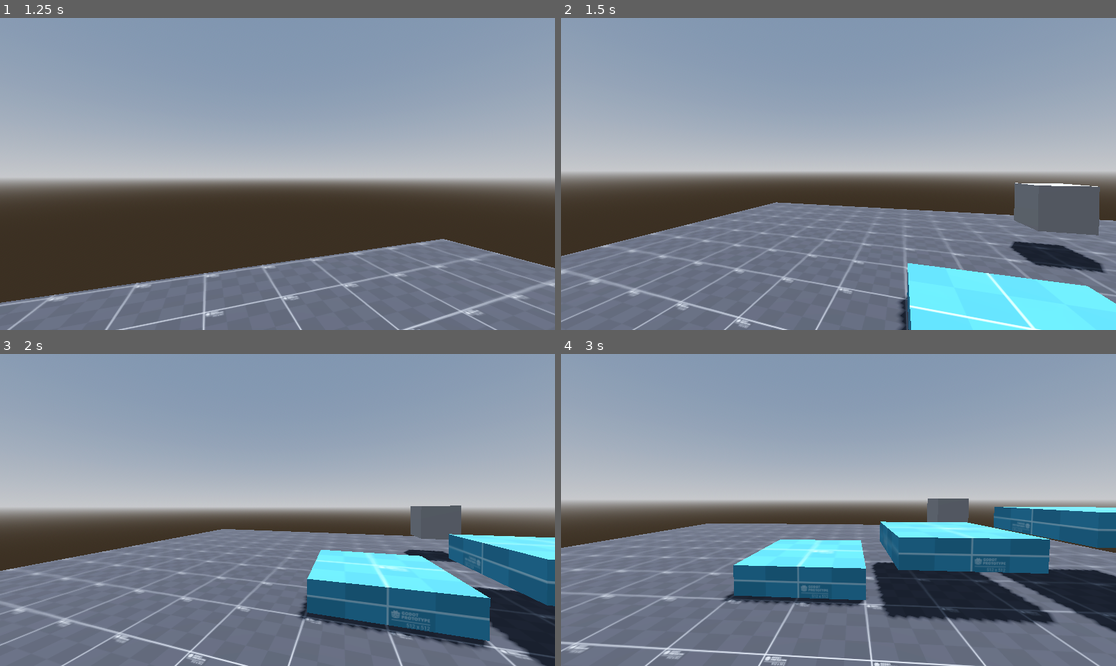
Above: before the commit, frames 1-4 (two rows, left to right).
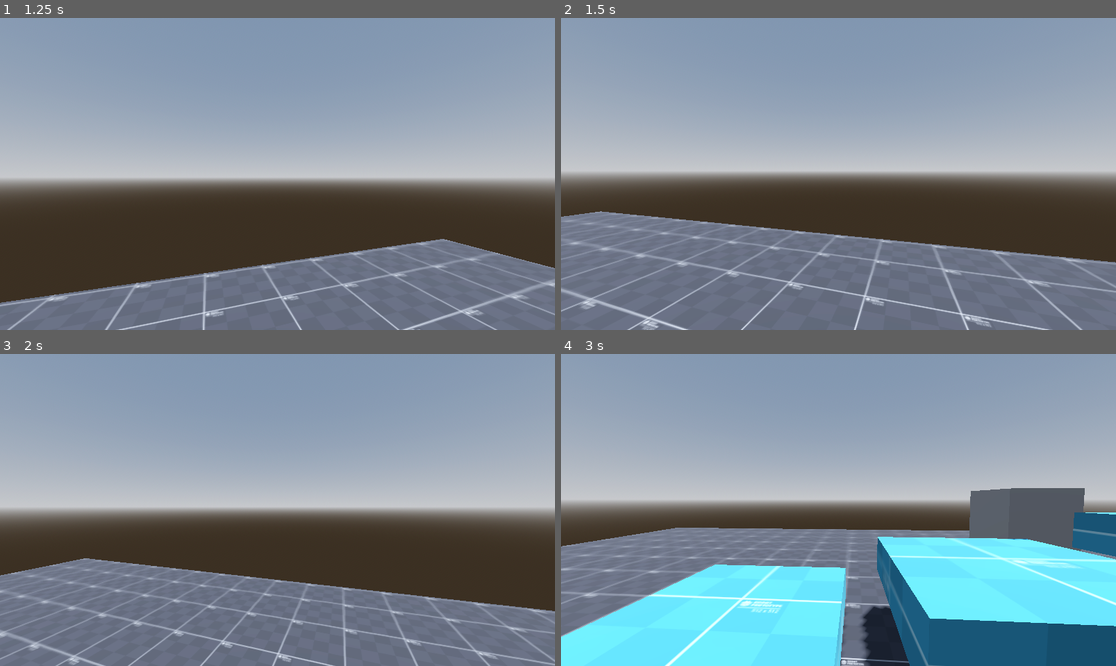
Above: after the commit, the same moments.

Repository: Dr-Sirius/Acerola-Jam-0-Game
Game: Godot game, scene res://Scenes/TestLvL.tscn
The game is run twice, just before and just after one commit, with the same random seed, the same clock (stepped at 60 frames per second) and the same inputs.
Inputs (mouse positions are in pixels of both pictures, inside the frame that each line leads up to):
- Up to frame 1 (1.25 s): tap Enter (ui_accept) at 0.5, 0.77 s; move the mouse to (305, 174) at 0.52 s; hold D (right) from 0.53 s (still down); tap Q (Switch Position) at 0.6 s
- Up to frame 2 (1.5 s): move the mouse to (810, 174) at 1.27 s; release D (right) at 1.28 s; hold S (backward) from 1.28 s (still down); tap Q (Switch Position) at 1.35 s
- Up to frame 3 (2 s): keep holding S (backward); tap Enter (ui_accept) at 1.52 s
- Up to frame 4 (3 s): move the mouse to (849, 503) at 2.02 s; release S (backward) at 2.03 s; hold D (right) from 2.03 s (still down); tap W (forwared) at 2.1 s; tap Q (Switch Position) at 2.3, 2.85 s; move the mouse to (832, 516) at 2.77 s

Frame 1 is identical in both runs. In frame 2, 21% of the frame differs, in the area x 0-100%, y 52-100%; in frame 3, 23%; in frame 4, 39%, in the area x 0-100%, y 42-100%.

Commit message:
Implemented switch timer

Diff:
--- a/Scenes/switch.tscn
+++ b/Scenes/switch.tscn
@@ -9,3 +9,7 @@
 
 [node name="MeshInstance3D" type="MeshInstance3D" parent="."]
 mesh = SubResource("BoxMesh_5ae6g")
+
+[node name="SwitchTimer" type="Timer" parent="."]
+unique_name_in_owner = true
+one_shot = true
--- a/Switch.gd
+++ b/Switch.gd
@@ -1,6 +1,7 @@
 extends Node3D
 
 @export var swap_obj: Node3D
+@onready var switch_timer = %SwitchTimer
 
 var last_pos
 # Called when the node enters the scene tree for the first time.
@@ -9,6 +10,8 @@
 
 func _physics_process(delta):
 	last_pos = swap_obj.global_position
-	if Input.is_action_just_pressed("Switch Position"):
+
+	if Input.is_action_just_pressed("Switch Position") and switch_timer.is_stopped():
 		swap_obj.global_position = global_position
 		global_position = last_pos
+		switch_timer.start()
